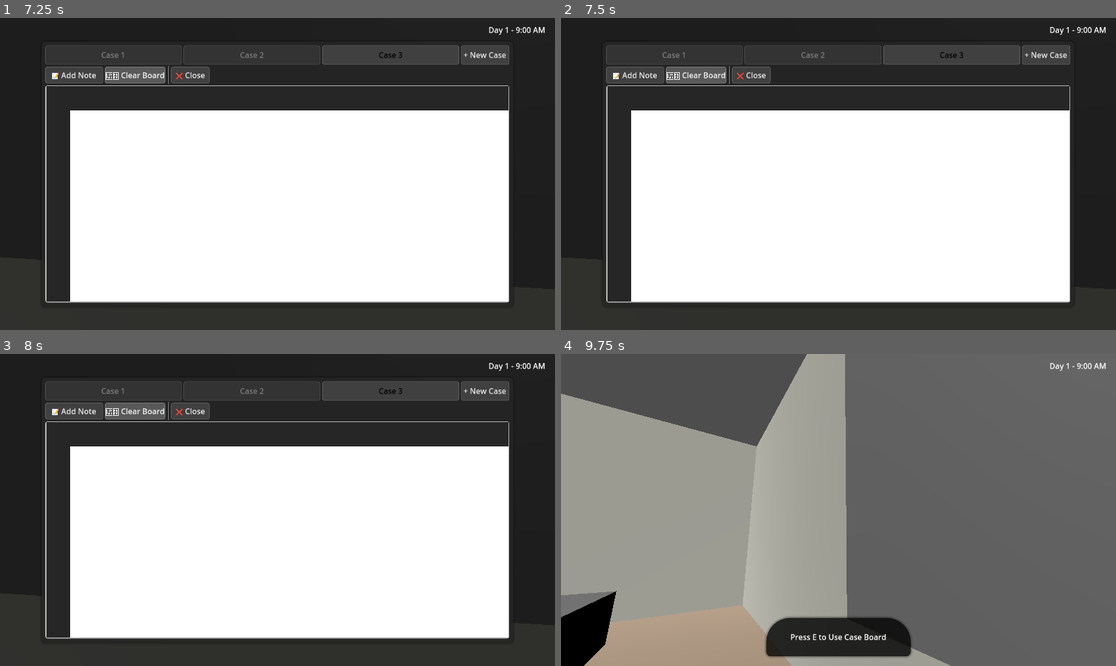
Above: before the commit, frames 1-4 (two rows, left to right).
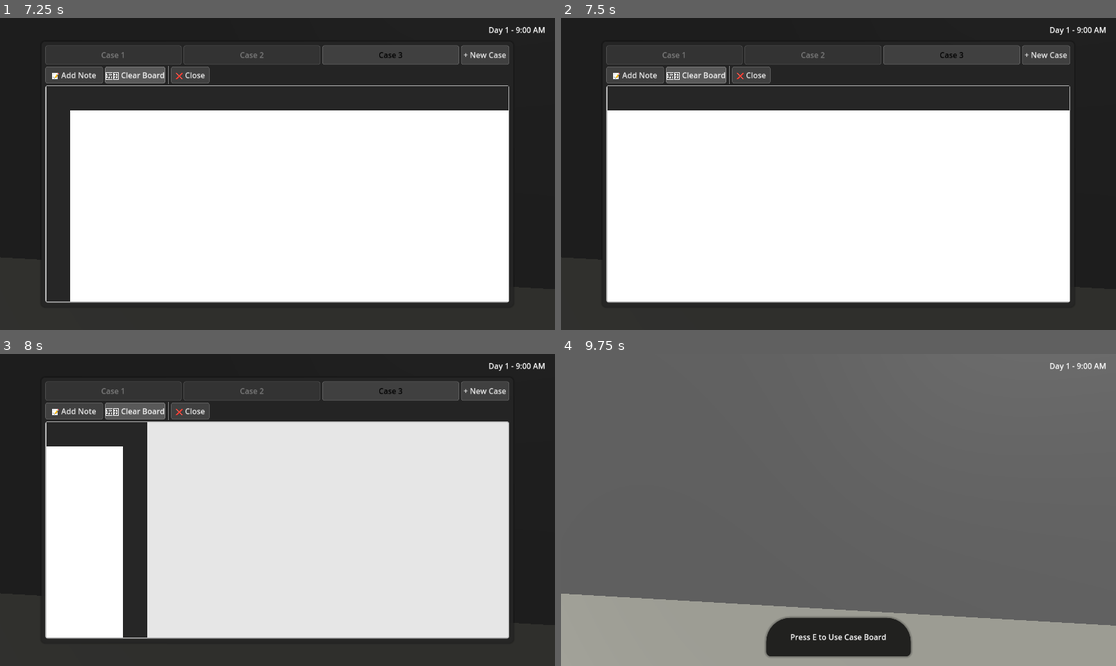
Above: after the commit, the same moments.

Repository: bkhundmiri/motif
Game: Godot game, scene res://scenes/main.tscn
Two runs of this game, one before a commit and one after it. Both use one fixed random seed, a clock stepped at 60 frames per second and the inputs below.
Inputs (mouse positions are in pixels of both pictures, inside the frame that each line leads up to):
- Up to frame 1 (7.25 s): tap Enter (ui_accept) at 0.5, 0.77, 1.52 s; move the mouse to (305, 174) at 0.52 s; hold E (interact) 0.53-1.28 s; hold W (move_forward) 0.53-2 s; click (305, 174) at 0.67 s; tap Shift (run) at 0.8, 1.35 s; move the mouse to (249, 174) at 1.27 s; click (249, 174) at 1.42 s; tap E (interact) at 1.55 s; click "📝 Add Note" at 2 s; click "+ New Case" at 2.75 s; click "+ New Case" at 3.5 s; click "Case 1" at 4.25 s; click "Case 2" at 5 s; click "Case 3" at 5.75 s; click "🗑️ Clear Board" at 6.5 s
- Up to frame 2 (7.5 s): tap Enter (ui_accept) at 7.25 s; move the mouse to (894, 105) at 7.27 s; hold D (move_right) from 7.28 s (still down); hold E (interact) from 7.28 s (still down); click (894, 105) at 7.42 s
- Up to frame 3 (8 s): keep holding D (move_right); keep holding E (interact); tap Shift (run) at 7.55 s
- Up to frame 4 (9.75 s): release D (move_right) at 8 s; release E (interact) at 8 s; drag from (810, 572) to (672, 463) at 8.02 s; tap Enter (ui_accept) at 8.75, 9.02 s; move the mouse to (1005, 556) at 8.77 s; hold A (move_left) 8.78-9.53 s; hold E (interact) 8.78-9.53 s; click (1005, 556) at 8.92 s; tap Shift (run) at 9.05, 9.6 s; tap Escape (ui_cancel) at 9.4 s; move the mouse to (794, 506) at 9.52 s; hold W (move_forward) from 9.53 s (still down); click (794, 506) at 9.67 s

Frame 1 is identical in both runs. In frame 2, 2.6% of the frame differs, in the area x 8-13%, y 29-91%; in frame 3, 50%, in the area x 8-92%, y 21-91%; in frame 4, 39%.

Commit message:
wip connection string

Diff:
--- a/scripts/ui/case_board_ui.gd
+++ b/scripts/ui/case_board_ui.gd
@@ -23,6 +23,13 @@
 
 # Transform properties
 var zoom_level: float = 1.0
+
+# Keyboard panning state
+var keyboard_pan_keys_pressed: Dictionary = {
+	"w": false, "a": false, "s": false, "d": false,
+	"up": false, "left": false, "down": false, "right": false
+}
+var keyboard_pan_timer: Timer
 var min_zoom: float = 0.3
 var max_zoom: float = 2.0
 var zoom_step: float = 0.05
@@ -31,6 +38,15 @@
 # Interaction state
 var is_panning: bool = false
 var last_mouse_position: Vector2
+
+# Connection system
+var connections: Array[ConnectionString] = []
+var is_creating_connection: bool = false
+var connection_source: StickyNote = null
+var active_connection_line: Line2D = null
+
+# Input blocking for text editing
+var is_text_editing: bool = false
 
 # Board properties
 var board_size: Vector2 = Vector2(4000, 3000)  # Fixed large canvas for all resolutions
@@ -70,7 +86,6 @@
 
 func _ready():
 	"""Initialize the case board UI"""
-	print("Initializing Case Board UI...")
 
 	# Clear legacy save data (uncomment for testing new save system)
 	# _clear_legacy_save_data()
@@ -80,8 +95,6 @@
 	_setup_auto_save_timer()
 	_load_case_board_data()
 	_setup_board()
-
-	print("Case Board UI initialized successfully")
 
 func _setup_ui():
 	"""Set up the main UI layout"""
@@ -179,6 +192,10 @@
 		# Re-center after zoom adjustment
 		_center_board()
 
+func is_connecting() -> bool:
+	"""Check if currently in connection creation mode"""
+	return is_creating_connection
+
 func _connect_signals():
 	"""Connect UI signals"""
 	close_button.connect("pressed", _on_close_button_pressed)
@@ -197,14 +214,20 @@
 	auto_save_timer.timeout.connect(_on_auto_save_timer_timeout)
 	auto_save_timer.autostart = true
 	add_child(auto_save_timer)
-	print("Auto-save timer set to %d minutes" % (auto_save_interval / 60))
-
-func _unhandled_input(event):
+
+func _input(event):
 	"""Handle zoom, pan, and tab input"""
 	# Handle escape key
 	if event.is_action_pressed("ui_cancel"):
-		_close_case_board()
-		return
+		if is_creating_connection:
+			_cancel_connection_creation()
+		else:
+			_close_case_board()
+		return
+
+	# Handle keyboard panning (alternative to mouse panning)
+	if event is InputEventKey:
+		_handle_keyboard_panning(event)
 
 	# Handle tab input for renaming
 	if _handle_tab_input(event):
@@ -213,8 +236,11 @@
 	# Handle tab tooltips on mouse motion
 	if event is InputEventMouseMotion:
 		_handle_tab_tooltips(event)
-
-	# Only handle board input if mouse is over viewport
+		# Update connection preview line if in connection mode
+		if is_creating_connection:
+			_update_preview_line()
+
+	# Handle zoom and panning
 	if not _is_mouse_over_viewport():
 		return
 
@@ -224,33 +250,82 @@
 			_zoom_at_cursor(zoom_step, event.position)
 		elif event.button_index == MOUSE_BUTTON_WHEEL_DOWN:
 			_zoom_at_cursor(-zoom_step, event.position)
-		elif event.button_index == MOUSE_BUTTON_MIDDLE:
-			if event.pressed:
-				is_panning = true
-				last_mouse_position = event.position
-			else:
-				is_panning = false
-		elif event.button_index == MOUSE_BUTTON_RIGHT and event.pressed:
-			_create_sticky_note_at_cursor(event.position)
-
-	# Handle panning
-	if event is InputEventMouseMotion and is_panning:
-		var delta = event.position - last_mouse_position
-
-		# Scale pan speed based on zoom level for more responsive feel
-		var pan_speed = 1.0 / zoom_level
-		board_offset += delta * pan_speed
-
-		# Enforce canvas bounds
-		_enforce_canvas_bounds()
-		_update_board_transform()
-		last_mouse_position = event.position
 
 func _is_mouse_over_viewport() -> bool:
 	"""Check if mouse is over the board viewport"""
 	var mouse_pos = get_global_mouse_position()
 	var viewport_rect = board_viewport.get_global_rect()
 	return viewport_rect.has_point(mouse_pos)
+
+func _handle_keyboard_panning(event: InputEventKey):
+	"""Handle WASD/Arrow key panning with diagonal support"""
+	var key_name = ""
+	var is_pressed = event.pressed
+
+	# Determine which key was pressed/released
+	match event.keycode:
+		KEY_W, KEY_UP:
+			key_name = "w" if event.keycode == KEY_W else "up"
+		KEY_A, KEY_LEFT:
+			key_name = "a" if event.keycode == KEY_A else "left"
+		KEY_S, KEY_DOWN:
+			key_name = "s" if event.keycode == KEY_S else "down"
+		KEY_D, KEY_RIGHT:
+			key_name = "d" if event.keycode == KEY_D else "right"
+		_:
+			return  # Not a movement key
+
+	# Update key state
+	keyboard_pan_keys_pressed[key_name] = is_pressed
+
+	# Start/stop continuous panning
+	_update_keyboard_panning()
+
+func _update_keyboard_panning():
+	"""Update continuous keyboard panning based on currently pressed keys"""
+	var pan_delta = Vector2.ZERO
+	var pan_speed = 120.0  # Increased speed for smoother movement
+
+	# Check for vertical movement
+	if keyboard_pan_keys_pressed["w"] or keyboard_pan_keys_pressed["up"]:
+		pan_delta.y += pan_speed
+	if keyboard_pan_keys_pressed["s"] or keyboard_pan_keys_pressed["down"]:
+		pan_delta.y -= pan_speed
+
+	# Check for horizontal movement
+	if keyboard_pan_keys_pressed["a"] or keyboard_pan_keys_pressed["left"]:
+		pan_delta.x += pan_speed
+	if keyboard_pan_keys_pressed["d"] or keyboard_pan_keys_pressed["right"]:
+		pan_delta.x -= pan_speed
+
+	# Apply movement if any keys are pressed
+	if pan_delta != Vector2.ZERO:
+		# Normalize diagonal movement to prevent faster diagonal panning
+		if abs(pan_delta.x) > 0 and abs(pan_delta.y) > 0:
+			pan_delta = pan_delta.normalized() * pan_speed
+
+		board_offset += pan_delta * get_process_delta_time() * 60.0  # Frame-rate independent
+		_enforce_canvas_bounds()
+		_update_board_transform()
+
+		# Start continuous panning timer if not already running
+		if not keyboard_pan_timer or keyboard_pan_timer.is_stopped():
+			_start_keyboard_pan_timer()
+	else:
+		# Stop panning timer when no keys are pressed
+		if keyboard_pan_timer and not keyboard_pan_timer.is_stopped():
+			keyboard_pan_timer.stop()
+
+func _start_keyboard_pan_timer():
+	"""Start the keyboard panning timer for continuous movement"""
+	if not keyboard_pan_timer:
+		keyboard_pan_timer = Timer.new()
+		keyboard_pan_timer.wait_time = 0.016  # ~60 FPS
+		keyboard_pan_timer.timeout.connect(_update_keyboard_panning)
+		add_child(keyboard_pan_timer)
+	keyboard_pan_timer.start()
+
+
 
 func _handle_tab_input(_event) -> bool:
 	"""Handle input for tab renaming. Returns true if event was handled."""
@@ -401,6 +476,10 @@
 	sticky_note.connect("note_moved", _on_sticky_note_moved)
 	sticky_note.connect("note_deleted", _on_sticky_note_deleted)
 	sticky_note.connect("note_edited", _on_sticky_note_edited)
+	sticky_note.connect("connection_requested", _on_connection_requested)
+	sticky_note.connect("connection_target_selected", _on_connection_target_selected)
+	sticky_note.connect("text_edit_started", _on_text_edit_started)
+	sticky_note.connect("text_edit_finished", _on_text_edit_finished)
 
 	# Add to board
 	board_control.add_child(sticky_note)
@@ -544,6 +623,11 @@
 func _close_case_board():
 	print("Closing case board...")
 	_save_current_case_state()
+
+	# Reset cursor if we're currently panning
+	if is_panning:
+		is_panning = false
+		Input.set_default_cursor_shape(Input.CURSOR_ARROW)
 
 	# Save current state to session for within-instance persistence
 	_save_session_state()
@@ -932,3 +1016,111 @@
 		_auto_save_case_state()
 	else:
 		print("5-minute timer: no changes to save")
+
+# Connection System Methods
+func _on_connection_requested(source_note: StickyNote):
+	"""Handle connection creation request from a note"""
+	if is_creating_connection:
+		# Cancel existing connection
+		_cancel_connection_creation()
+
+	is_creating_connection = true
+	connection_source = source_note
+
+	# Create visual feedback line that follows mouse
+	_create_preview_line()
+
+func _on_connection_target_selected(target_note: StickyNote):
+	"""Handle connection target selection"""
+	if not is_creating_connection or not connection_source:
+		return
+
+	if target_note == connection_source:
+		# Can't connect to self
+		_cancel_connection_creation()
+		return
+
+	# Create the connection
+	_create_connection(connection_source, target_note)
+	_cancel_connection_creation()
+
+func _create_preview_line():
+	"""Create preview line that follows mouse cursor"""
+	active_connection_line = Line2D.new()
+	active_connection_line.width = 5.0  # Thicker line
+	active_connection_line.default_color = Color.RED
+	active_connection_line.z_index = 100
+	# Add some curve to the line
+	active_connection_line.joint_mode = Line2D.LINE_JOINT_ROUND
+	active_connection_line.begin_cap_mode = Line2D.LINE_CAP_ROUND
+	active_connection_line.end_cap_mode = Line2D.LINE_CAP_ROUND
+	board_control.add_child(active_connection_line)
+
+func _update_preview_line():
+	"""Update preview line to follow mouse cursor with curvature"""
+	if not active_connection_line or not connection_source:
+		return
+
+	var mouse_pos = board_control.get_local_mouse_position()
+	var source_center = connection_source.position + (connection_source.size / 2.0)
+
+	# Calculate curve for preview line
+	var distance = source_center.distance_to(mouse_pos)
+	var curve_strength = min(distance * 0.3, 100.0)
+
+	# Calculate perpendicular direction for curve
+	var direction = (mouse_pos - source_center).normalized()
+	var perpendicular = Vector2(-direction.y, direction.x)
+
+	# Add curve control point in the middle, offset perpendicular
+	var mid_point = (source_center + mouse_pos) / 2.0
+	var control_point = mid_point + perpendicular * curve_strength * 0.5
+
+	# Create curved line with multiple points
+	active_connection_line.clear_points()
+	var segments = 15
+	for i in range(segments + 1):
+		var t = float(i) / float(segments)
+		var curve_point = _bezier_quadratic(source_center, control_point, mouse_pos, t)
+		active_connection_line.add_point(curve_point)
+
+func _bezier_quadratic(p0: Vector2, p1: Vector2, p2: Vector2, t: float) -> Vector2:
+	"""Calculate point on quadratic bezier curve"""
+	var u = 1.0 - t
+	return u * u * p0 + 2 * u * t * p1 + t * t * p2
+
+func _create_connection(source: StickyNote, target: StickyNote):
+	"""Create a visual connection between two notes"""
+	var connection = ConnectionString.new()
+	connection.setup_connection(source, target)
+	# Connect to deletion signal to clean up from connections array
+	connection.connect("tree_exiting", _on_connection_deleted.bind(connection))
+	board_control.add_child(connection)
+	connections.append(connection)
+
+	# Add connection to both notes
+	source.add_connection(target)
+	target.add_connection(source)
+
+func _cancel_connection_creation():
+	"""Cancel connection creation mode"""
+	is_creating_connection = false
+	connection_source = null
+
+	if active_connection_line:
+		active_connection_line.queue_free()
+		active_connection_line = null
+
+# Text editing state management
+func _on_text_edit_started():
+	"""Handle when a note starts text editing"""
+	is_text_editing = true
+
+func _on_text_edit_finished():
+	"""Handle when a note finishes text editing"""
+	is_text_editing = false
+
+func _on_connection_deleted(connection: ConnectionString):
+	"""Handle when a connection is deleted"""
+	if connection in connections:
+		connections.erase(connection)
--- /dev/null
+++ b/scripts/ui/connection_string.gd
@@ -0,0 +1,240 @@
+extends Control
+class_name ConnectionString
+
+## Visual connection string between two sticky notes
+## Renders as a red line with connection points
+
+# Connection properties
+var source_note: StickyNote
+var target_note: StickyNote
+var connection_color: Color = Color.RED
+var line_width: float = 5.0  # Thicker line
+var hover_width: float = 8.0  # Even thicker on hover
+var is_hovered: bool = false
+
+# Drawing and interaction
+var source_point: Vector2
+var target_point: Vector2
+var control_points: Array[Vector2] = []  # For curve
+var hover_tooltip: Label
+
+func _ready():
+	# Make sure this draws above other elements but below UI
+	z_index = 10
+	mouse_filter = Control.MOUSE_FILTER_PASS  # Allow mouse interaction
+
+	# Set up hover tooltip
+	_setup_tooltip()
+
+func _setup_tooltip():
+	"""Set up hover tooltip"""
+	hover_tooltip = Label.new()
+	hover_tooltip.text = "Right-click to delete"
+	hover_tooltip.add_theme_color_override("font_color", Color.WHITE)
+	hover_tooltip.add_theme_color_override("font_shadow_color", Color.BLACK)
+	hover_tooltip.add_theme_constant_override("shadow_offset_x", 1)
+	hover_tooltip.add_theme_constant_override("shadow_offset_y", 1)
+	hover_tooltip.visible = false
+	hover_tooltip.z_index = 200
+	add_child(hover_tooltip)
+
+func setup_connection(from_note: StickyNote, to_note: StickyNote):
+	"""Set up connection between two notes"""
+	source_note = from_note
+	target_note = to_note
+
+	# Connect to note movement signals to update connection
+	if source_note:
+		source_note.connect("note_moved", _on_note_moved)
+		source_note.connect("note_deleted", _on_note_deleted)
+
+	if target_note:
+		target_note.connect("note_moved", _on_note_moved)
+		target_note.connect("note_deleted", _on_note_deleted)
+
+	# Initial update
+	_update_connection_points()
+
+func _update_connection_points():
+	"""Update the connection points based on note positions"""
+	if not source_note or not target_note:
+		return
+
+	# Get the closest anchor points between the two notes in parent coordinate space
+	var source_center = source_note.position + (source_note.size / 2.0)
+	var target_center = target_note.position + (target_note.size / 2.0)
+
+	# Get anchor points in parent's coordinate system
+	source_point = source_note.get_closest_anchor_point(target_center)
+	target_point = target_note.get_closest_anchor_point(source_center)
+
+	# Calculate curve control points for string-like appearance
+	_calculate_curve_points()
+
+	# Update collision area for mouse detection
+	_update_collision_area()
+
+	# Force redraw
+	queue_redraw()
+
+func _calculate_curve_points():
+	"""Calculate control points for curved connection"""
+	control_points.clear()
+
+	var distance = source_point.distance_to(target_point)
+	var curve_strength = min(distance * 0.3, 100.0)  # Curve based on distance
+
+	# Calculate perpendicular direction for curve
+	var direction = (target_point - source_point).normalized()
+	var perpendicular = Vector2(-direction.y, direction.x)
+
+	# Add curve control point in the middle, offset perpendicular
+	var mid_point = (source_point + target_point) / 2.0
+	var control_point = mid_point + perpendicular * curve_strength * 0.5
+
+	# Store points relative to the connection's position (will be set in _update_collision_area)
+	control_points.append(source_point)
+	control_points.append(control_point)
+	control_points.append(target_point)
+
+func _update_collision_area():
+	"""Update the mouse collision area"""
+	# Calculate bounds based on control points
+	if control_points.size() < 2:
+		return
+
+	var min_x = INF
+	var max_x = -INF
+	var min_y = INF
+	var max_y = -INF
+
+	for point in control_points:
+		min_x = min(min_x, point.x)
+		max_x = max(max_x, point.x)
+		min_y = min(min_y, point.y)
+		max_y = max(max_y, point.y)
+
+	# Add padding for easier mouse interaction
+	var padding = 20.0
+	position = Vector2(min_x - padding, min_y - padding)
+	size = Vector2(max_x - min_x + 2 * padding, max_y - min_y + 2 * padding)
+
+func _draw():
+	"""Draw the connection string with curve and hover effects"""
+	if control_points.size() < 3:
+		return
+
+	# Convert control points to local drawing coordinates
+	var local_points: Array[Vector2] = []
+	for point in control_points:
+		local_points.append(point - position)
+
+	# Determine line properties based on hover state
+	var current_width = hover_width if is_hovered else line_width
+	var current_color = connection_color
+	if is_hovered:
+		current_color = connection_color.lightened(0.3)  # Glow effect
+
+	# Draw curved line using multiple segments
+	var segments = 20
+	for i in range(segments):
+		var t1 = float(i) / float(segments)
+		var t2 = float(i + 1) / float(segments)
+
+		var point1 = _bezier_curve(local_points, t1)
+		var point2 = _bezier_curve(local_points, t2)
+
+		draw_line(point1, point2, current_color, current_width, true)
+
+	# Draw connection points (small circles)
+	var circle_radius = 8.0 if is_hovered else 6.0
+	draw_circle(local_points[0], circle_radius, current_color)
+	draw_circle(local_points[-1], circle_radius, current_color)
+
+func _bezier_curve(points: Array[Vector2], t: float) -> Vector2:
+	"""Calculate point on quadratic bezier curve"""
+	if points.size() != 3:
+		return Vector2.ZERO
+
+	var u = 1.0 - t
+	return u * u * points[0] + 2 * u * t * points[1] + t * t * points[2]
+
+func _gui_input(event):
+	"""Handle mouse input for hover and deletion"""
+	if event is InputEventMouseMotion:
+		var local_mouse = event.position
+		if _is_mouse_over_connection(local_mouse):
+			if not is_hovered:
+				is_hovered = true
+				hover_tooltip.visible = true
+				hover_tooltip.position = local_mouse + Vector2(10, -20)
+				queue_redraw()
+		else:
+			if is_hovered:
+				is_hovered = false
+				hover_tooltip.visible = false
+				queue_redraw()
+
+	elif event is InputEventMouseButton:
+		if event.button_index == MOUSE_BUTTON_RIGHT and event.pressed:
+			var local_mouse = event.position
+			if _is_mouse_over_connection(local_mouse):
+				# Delete this connection
+				queue_free()
+
+func _is_mouse_over_connection(local_pos: Vector2) -> bool:
+	"""Check if mouse is over the connection line"""
+	if control_points.size() < 3:
+		return false
+
+	# Convert control points to local space relative to this control's position
+	var local_points: Array[Vector2] = []
+	for point in control_points:
+		local_points.append(point - position)
+
+	# Check distance to curve
+	var min_distance = INF
+	var segments = 20
+	for i in range(segments):
+		var t = float(i) / float(segments)
+		var curve_point = _bezier_curve(local_points, t)
+		var distance = local_pos.distance_to(curve_point)
+		min_distance = min(min_distance, distance)
+
+	# Consider it a hit if within reasonable distance
+	return min_distance <= (hover_width + 5.0)
+
+func _on_note_moved(_note: StickyNote, _new_position: Vector2):
+	"""Handle when connected notes are moved"""
+	_update_connection_points()
+
+func _on_note_deleted(_note: StickyNote):
+	"""Handle when a connected note is deleted"""
+	# Remove this connection when either note is deleted
+	queue_free()
+
+func get_save_data() -> Dictionary:
+	"""Get data for saving this connection"""
+	return {
+		"source_id": source_note.note_id if source_note else "",
+		"target_id": target_note.note_id if target_note else "",
+		"color": {
+			"r": connection_color.r,
+			"g": connection_color.g,
+			"b": connection_color.b,
+			"a": connection_color.a
+		}
+	}
+
+func load_from_data(data: Dictionary, notes_by_id: Dictionary):
+	"""Load connection from saved data"""
+	if data.has("source_id") and data.has("target_id"):
+		var source_id = data["source_id"]
+		var target_id = data["target_id"]
+
+		if notes_by_id.has(source_id) and notes_by_id.has(target_id):
+			setup_connection(notes_by_id[source_id], notes_by_id[target_id])
+
+	if data.has("color"):
+		var color_data = data["color"]
+		connection_color = Color(color_data.r, color_data.g, color_data.b, color_data.a)
--- a/scripts/ui/sticky_note.gd
+++ b/scripts/ui/sticky_note.gd
@@ -8,16 +8,27 @@
 signal note_moved(note: StickyNote, new_position: Vector2)
 signal note_deleted(note: StickyNote)
 signal note_edited(note: StickyNote, new_text: String)
+signal connection_requested(note: StickyNote)
+signal connection_target_selected(note: StickyNote)
+signal text_edit_started()
+signal text_edit_finished()
 
 # UI References
 @onready var background: Panel = $Background
 @onready var text_edit: TextEdit = $Background/TextEdit
 @onready var delete_button: Button = $Background/DeleteButton
 
+# Context menu
+var context_menu: PopupMenu
+
 # Properties
 var note_id: String = ""
 var is_dragging: bool = false
 var drag_offset: Vector2
+
+# Connection system
+var connected_notes: Array[StickyNote] = []
+var anchor_points: Array[Vector2] = []
 
 # Note styling
 var note_colors: Array[Color] = [
@@ -32,7 +43,9 @@
 func _ready():
 	# Set up the sticky note
 	_setup_note()
+	_setup_context_menu()
 	_connect_signals()
+	_calculate_anchor_points()
 
 func _setup_note():
 	"""Initialize the sticky note appearance and behavior"""
@@ -46,13 +59,47 @@
 	# Set initial color
 	_update_note_color()
 
+func _setup_context_menu():
+	"""Set up the right-click context menu"""
+	context_menu = PopupMenu.new()
+	context_menu.add_item("Delete Note", 0)
+	context_menu.add_item("Clear Note", 1)
+	context_menu.add_item("Create Connection", 2)
+	context_menu.connect("id_pressed", _on_context_menu_selected)
+	add_child(context_menu)
+
+func _calculate_anchor_points():
+	"""Calculate anchor points on the middle of each side"""
+	anchor_points.clear()
+	var note_size = size
+	var half_width = note_size.x / 2.0
+	var half_height = note_size.y / 2.0
+
+	# Top, Right, Bottom, Left
+	anchor_points.append(Vector2(half_width, 0))  # Top
+	anchor_points.append(Vector2(note_size.x, half_height))  # Right
+	anchor_points.append(Vector2(half_width, note_size.y))  # Bottom
+	anchor_points.append(Vector2(0, half_height))  # Left
+
 func _connect_signals():
 	"""Connect internal signals"""
 	text_edit.connect("text_changed", _on_text_changed)
+	text_edit.connect("focus_entered", _on_text_edit_focus_entered)
+	text_edit.connect("focus_exited", _on_text_edit_focus_exited)
 	delete_button.connect("pressed", _on_delete_pressed)
 
 	# Connect background input for dragging
 	background.connect("gui_input", _on_background_input)
+
+func _on_context_menu_selected(id: int):
+	"""Handle context menu selection"""
+	match id:
+		0:  # Delete Note
+			emit_signal("note_deleted", self)
+		1:  # Clear Note
+			set_note_text("")
+		2:  # Create Connection
+			emit_signal("connection_requested", self)
 
 func _update_note_color():
 	"""Update the note's background color"""
@@ -75,6 +122,12 @@
 	if event is InputEventMouseButton:
 		if event.button_index == MOUSE_BUTTON_LEFT:
 			if event.pressed:
+				# Check if this is a connection target selection
+				var case_board = _find_case_board()
+				if case_board and case_board.has_method("is_connecting") and case_board.is_connecting():
+					emit_signal("connection_target_selected", self)
+					return
+
 				# Start dragging - store the offset from mouse to note position
 				is_dragging = true
 				drag_offset = event.position  # Local offset within the note
@@ -84,6 +137,10 @@
 				if is_dragging:
 					is_dragging = false
 					emit_signal("note_moved", self, position)
+		elif event.button_index == MOUSE_BUTTON_RIGHT and event.pressed:
+			# Show context menu
+			context_menu.position = get_global_mouse_position()
+			context_menu.popup()
 
 	elif event is InputEventMouseMotion and is_dragging:
 		# Handle dragging using global mouse position and coordinate transformation
@@ -170,6 +227,53 @@
 		"color_index": current_color_index
 	}
 
+func get_closest_anchor_point(target_position: Vector2) -> Vector2:
+	"""Get the anchor point closest to the target position"""
+	var note_pos = position
+	var best_anchor = anchor_points[0]
+	var best_distance = INF
+
+	for anchor in anchor_points:
+		var world_anchor = note_pos + anchor
+		var distance = world_anchor.distance_to(target_position)
+		if distance < best_distance:
+			best_distance = distance
+			best_anchor = anchor
+
+	return note_pos + best_anchor
+
+func get_global_anchor_points() -> Array[Vector2]:
+	"""Get all anchor points in global coordinates"""
+	var global_anchors: Array[Vector2] = []
+	var note_pos = position
+
+	for anchor in anchor_points:
+		global_anchors.append(note_pos + anchor)
+
+	return global_anchors
+
+func add_connection(target_note: StickyNote):
+	"""Add a connection to another note"""
+	if target_note not in connected_notes:
+		connected_notes.append(target_note)
+
+func _find_case_board() -> Control:
+	"""Find the case board UI in the parent hierarchy"""
+	var parent = get_parent()
+	while parent:
+		if parent.has_method("is_connecting"):
+			return parent
+		parent = parent.get_parent()
+	return null
+
+func _on_text_edit_focus_entered():
+	"""Handle text edit gaining focus"""
+	emit_signal("text_edit_started")
+
+func _on_text_edit_focus_exited():
+	"""Handle text edit losing focus"""
+	emit_signal("text_edit_finished")
+
 func load_from_data(data: Dictionary):
 	"""Load note from saved data"""
 	if data.has("id"):
Not shown, added: scripts/ui/connection_string.gd.uid
